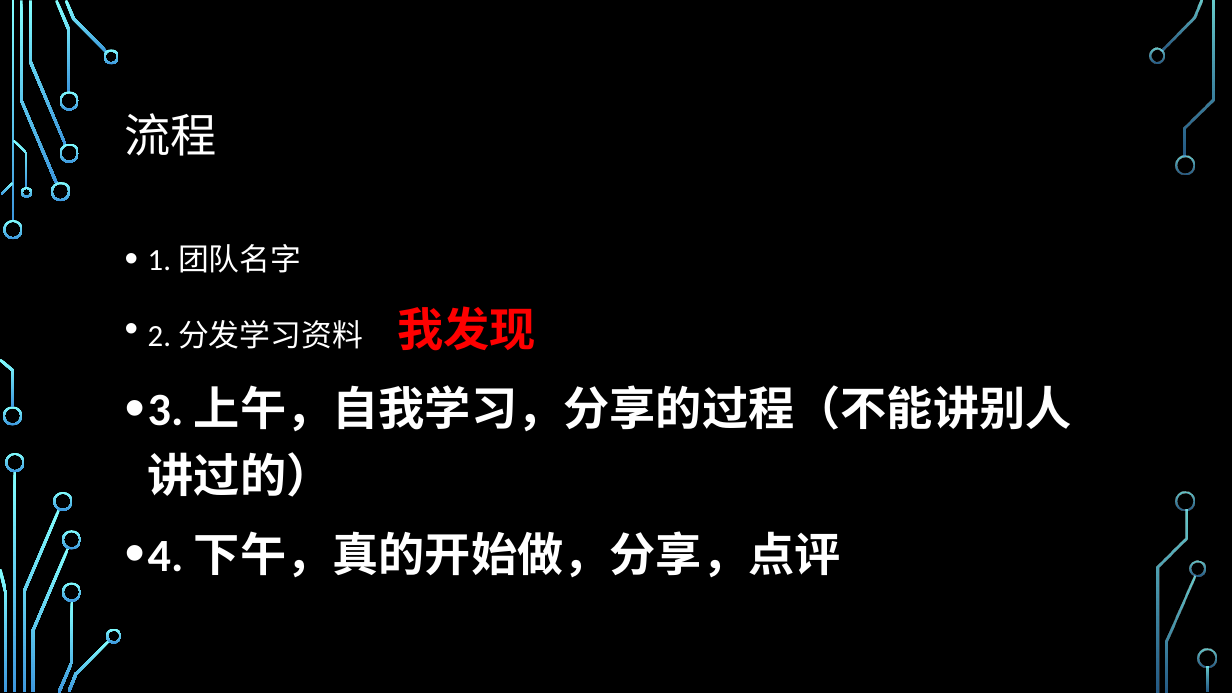
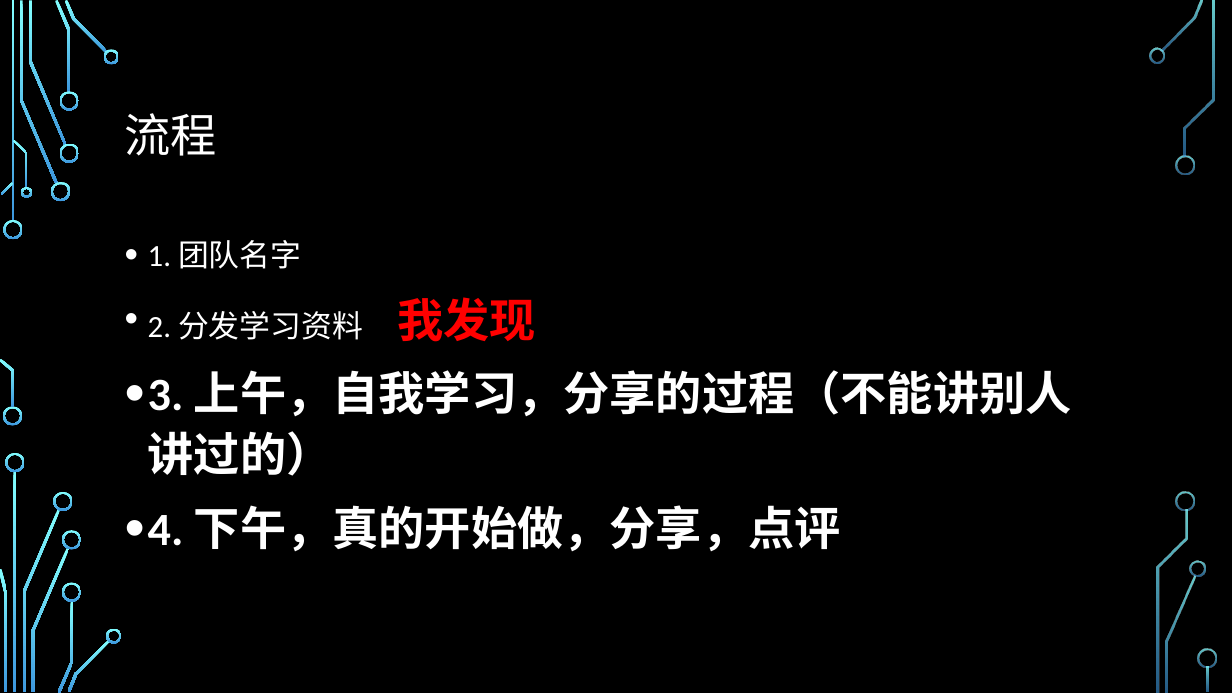
Before and after one commit to FullStackPark/MiniProgram, a slide deck: slide 6 of 大会流程.pptx. Drawn at 1232x693 pixels with LibreOffice and Linux fonts; fonts in the diff are those of the drawing; background and template pictures are left out. Boxes give left, top, right and bottom in pixels: in the first picture for what was removed or moved away, otherwise in the second. Text is boxed around its words. In the diff, an @@ line names an element or a change of style, - is before the commit and + after.

```diff
--- a/大会流程.pptx
+++ b/大会流程.pptx
@@ text "1. 团队名字" at [148,240,1072,551]: line spacing 1.2 to 1.1 @@
```
Also in this commit, not shown: 1 other slide changed.
